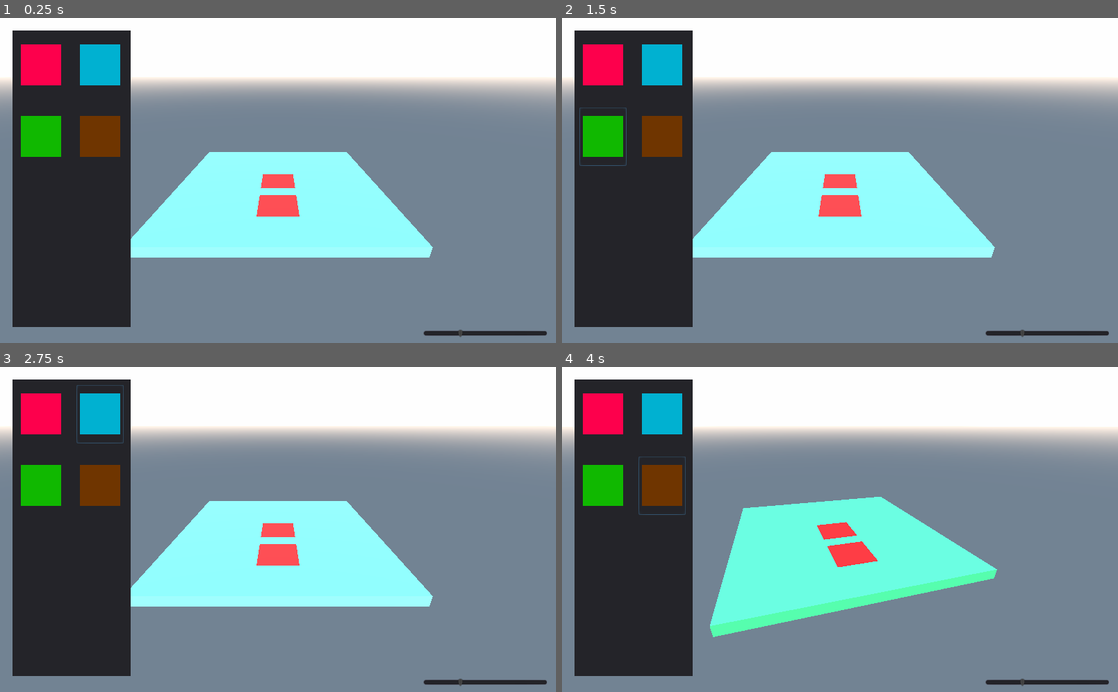
Above: before the commit, frames 1-4 (two rows, left to right).
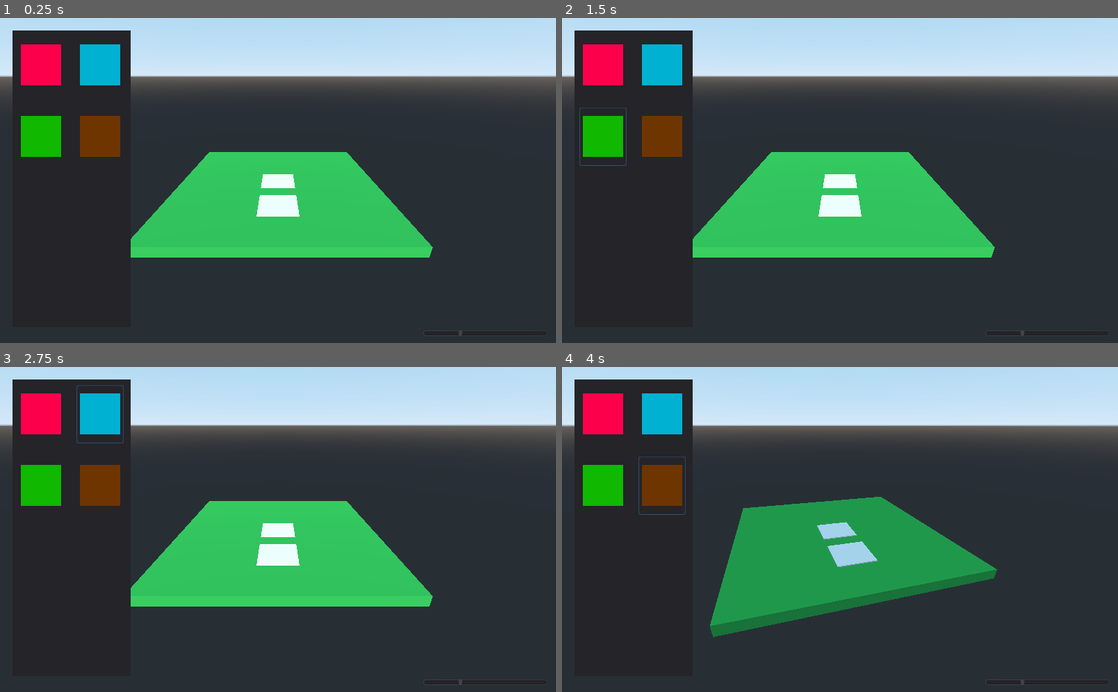
Above: after the commit, the same moments.

Repository: Atmosaero/FarmCreator
Game: Godot game, scene res://Main.tscn
Two runs of this game, one before a commit and one after it. Both use one fixed random seed, a clock stepped at 60 frames per second and the inputs below.
Inputs (mouse positions are in pixels of both pictures, inside the frame that each line leads up to):
- Up to frame 1 (0.25 s): no input
- Up to frame 2 (1.5 s): click (600, 63) at 0.5 s; click (600, 138) at 1.25 s
- Up to frame 3 (2.75 s): click (100, 412) at 2 s
- Up to frame 4 (4 s): click (662, 487) at 2.75 s; tap Enter at 3.5 s; move the mouse to (962, 513) at 3.52 s; hold D (right) from 3.53 s (still down); tap L (Light) at 3.6 s; click (962, 513) at 3.67 s

The runs differ from the first frame. In frame 1, 80% of the frame differs, in the area x 0-100%, y 0-100%; in frame 2, 80%; in frame 3, 80%; in frame 4, 80%.
Error after the commit: Invalid get index 'MaterialSelect' (on base: 'Nil'). (res://Block.gd:6)

Commit message:
Version 3

Diff:
--- a/Block.gd
+++ b/Block.gd
@@ -1,22 +1,23 @@
 extends MeshInstance
 
 
-# Declare member variables here. Examples:
-# var a = 2
-# var b = "text"
-var material
+onready var GlobalSrc = get_node("/root/Menu")
 
-# Called when the node enters the scene tree for the first time.
+var materialStatus = GlobalSrc.MaterialSelect
+
+var material = SpatialMaterial.new()
+
 func _ready():
-	var material = self.get_node(".").get_surface_material(0)
-	material.albedo_color = Color(1, 0, 0)
+	pass
+
 
 func _on_Area_input_event(camera, event, click_position, click_normal, shape_idx):
-	print("cool!")
 	build()
-
+	print(materialStatus)
 func build():
-	set_surface_material(0, material)
-# Called every frame. 'delta' is the elapsed time since the previous frame.
-#func _process(delta):
-#	pass
+	if materialStatus == "Strawberry":
+		material.albedo_color = Color(1, 0, 0)
+		set_surface_material(0, material)
+	if materialStatus == "Water":
+		material.albedo_color = Color(0, 0, 1, 1)
+		set_surface_material(0, material)
--- a/Main.tscn
+++ b/Main.tscn
@@ -14,29 +14,15 @@
 [sub_resource type="SpatialMaterial" id=2]
 albedo_color = Color( 0.188235, 0.72549, 0.309804, 1 )
 
-[sub_resource type="ProceduralSky" id=5]
-
-[sub_resource type="Environment" id=6]
-background_mode = 2
-background_sky = SubResource( 5 )
-ambient_light_energy = 1.36
-auto_exposure_enabled = true
-ssao_enabled = true
-ssao_radius = 66.37
-dof_blur_far_distance = 0.66
-dof_blur_far_transition = 65.45
-glow_intensity = 1.6
-glow_strength = 0.88
-glow_blend_mode = 3
-adjustment_brightness = 0.82
-
 [sub_resource type="Skin" id=3]
 
 [sub_resource type="CubeMesh" id=4]
 
-[sub_resource type="SpatialMaterial" id=8]
+[sub_resource type="SpatialMaterial" id=5]
 
-[sub_resource type="BoxShape" id=7]
+[sub_resource type="BoxShape" id=6]
+
+[sub_resource type="SpatialMaterial" id=7]
 
 [node name="Main" type="Spatial"]
 
@@ -50,7 +36,6 @@
 
 [node name="Camera" type="Camera" parent="Terrain/CameraRotate"]
 transform = Transform( 0.0416667, 0, 0, 0, 0.90584, 0.42362, 0, -0.0163433, 0.0349475, 0, 25.2125, 2.14642 )
-environment = SubResource( 6 )
 far = 250.0
 script = ExtResource( 2 )
 
@@ -147,7 +132,7 @@
 ]]
 transform = Transform( 0.168, 0, 0, 0, 0.2, 0, 0, 0, 0.17424, 0.0416667, -2, 0.0416667 )
 mesh = SubResource( 4 )
-material/0 = SubResource( 8 )
+material/0 = SubResource( 5 )
 script = ExtResource( 8 )
 
 [node name="Area" type="Area" parent="Slots/Block" groups=[
@@ -155,15 +140,14 @@
 ]]
 
 [node name="CollisionShape" type="CollisionShape" parent="Slots/Block/Area"]
-transform = Transform( 1, 0, 0, 0, 1, 0, 0, 0, 1, 0, 0, 0 )
-shape = SubResource( 7 )
+shape = SubResource( 6 )
 
 [node name="Block2" type="MeshInstance" parent="Slots" groups=[
 "Blocks",
 ]]
 transform = Transform( 0.168, 0, 0, 0, 0.2, 0, 0, 0, 0.17424, 0.0416667, -2, 0.541667 )
 mesh = SubResource( 4 )
-material/0 = SubResource( 8 )
+material/0 = SubResource( 7 )
 script = ExtResource( 8 )
 
 [node name="Area" type="Area" parent="Slots/Block2" groups=[
@@ -171,8 +155,11 @@
 ]]
 
 [node name="CollisionShape" type="CollisionShape" parent="Slots/Block2/Area"]
-transform = Transform( 1, 0, 0, 0, 1, 0, 0, 0, 1, 0, 0, 0 )
-shape = SubResource( 7 )
+shape = SubResource( 6 )
 
+[connection signal="pressed" from="Control/Menu/A" to="Control/Menu" method="_on_A_pressed"]
+[connection signal="pressed" from="Control/Menu/B" to="Control/Menu" method="_on_B_pressed"]
+[connection signal="pressed" from="Control/Menu/C" to="Control/Menu" method="_on_C_pressed"]
+[connection signal="pressed" from="Control/Menu/D" to="Control/Menu" method="_on_D_pressed"]
 [connection signal="input_event" from="Slots/Block/Area" to="Slots/Block" method="_on_Area_input_event"]
 [connection signal="input_event" from="Slots/Block2/Area" to="Slots/Block2" method="_on_Area_input_event"]
--- a/Menu.gd
+++ b/Menu.gd
@@ -1,26 +1,18 @@
 extends Panel
-
-#Buttons
-var A
-var B
-var C
-var D
 
 var MaterialSelect
 
+func _on_A_pressed():
+	MaterialSelect == 1
+	print(MaterialSelect)
 
-func _ready():
-	A = get_node("A")
-	B = get_node("B")
-	C = get_node("C")
-	D = get_node("D")
+func _on_B_pressed():
+	MaterialSelect == 2
+	print(MaterialSelect)
+func _on_D_pressed():
+	MaterialSelect == "Potato"
+	print(MaterialSelect)
 
-func _process(delta):
-	if A.pressed:
-		MaterialSelect == "Strawberry"
-	if B.pressed:
-		MaterialSelect == "Water"
-	if C.pressed:
-		MaterialSelect == "Cabbage"
-	if D.pressed:
-		MaterialSelect == "Potato"
+func _on_C_pressed():
+	MaterialSelect == "Water"
+	print(MaterialSelect)
--- a/project.godot
+++ b/project.godot
@@ -13,6 +13,10 @@
 config/name="Graphic"
 run/main_scene="res://Main.tscn"
 config/icon="res://icon.png"
+
+[autoload]
+
+Menu="*res://Menu.gd"
 
 [display]
 
Not shown: 1 places in Main.tscn that only renumber resources
